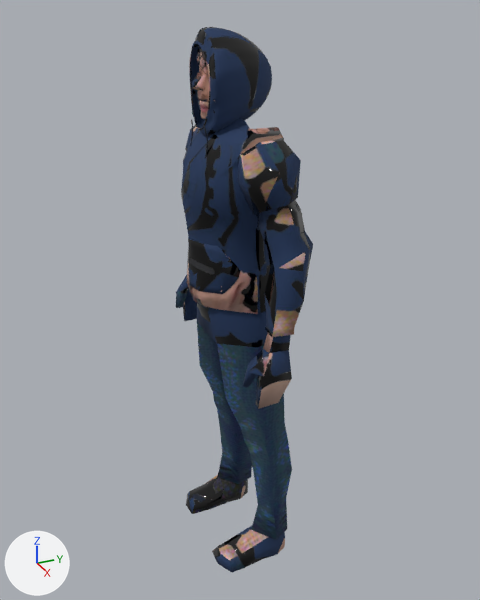
What one commit did to the glTF model public/assets/chars/gian.glb.
The view is the same before and after, from a camera (50 mm lens) standing at (1.776, -0.75, 1.801) and looking at (-0.009, 0.053, 0.908). The lights are fixed; the arrows at lower left show +X, +Y and +Z. The first picture is the older version. Vertices at exactly the same position are counted once.

Objects in the first picture: 'gian'.
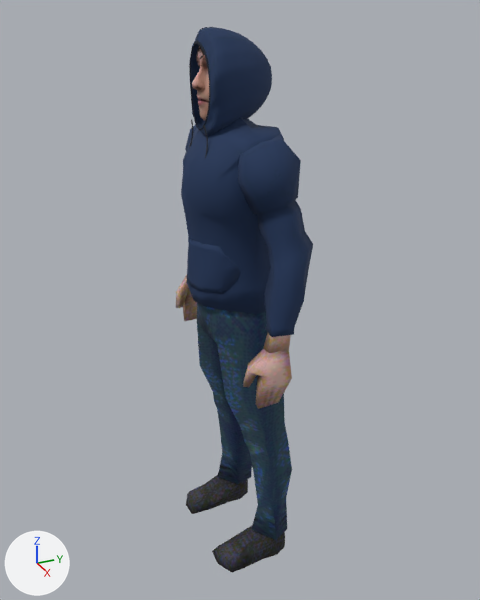
Commit message: Gian: se tapa el agujero de la espalda

Where the change shows, as pixel boxes (x1, y1, x2, y2) in the pictures (480 x 600 px; the box of a moved part takes in the faces that stretch with it):
part 1 of me_male_player, moved or reshaped: (189, 27, 272, 136) in both
part 2 of me_male_player, surface changed: (176, 28, 312, 572) in both

The change in detail:
me_male_player is used by ob_gian; location (0.0, 0.0, 0.0).
me_male_player had 9574 vertices, 18996 faces and spanned x -0.34..0.34, y -0.13..0.18, z 0.0..1.73.
me_male_player now has 9575 vertices, 19006 faces and spans x -0.34..0.34, y -0.13..0.18, z 0.0..1.73.
me_male_player part 1: 537 vertices moved within x -0.09..0.09, y -0.09..0.14, z 1.45..1.73; 1 vertex added at x 0.0, y 0.1, z 1.46.
me_male_player part 2: 10798 kept faces spanning x -0.34..0.34, y -0.13..0.18, z 0.0..1.73 get new texture (UV) coordinates.
